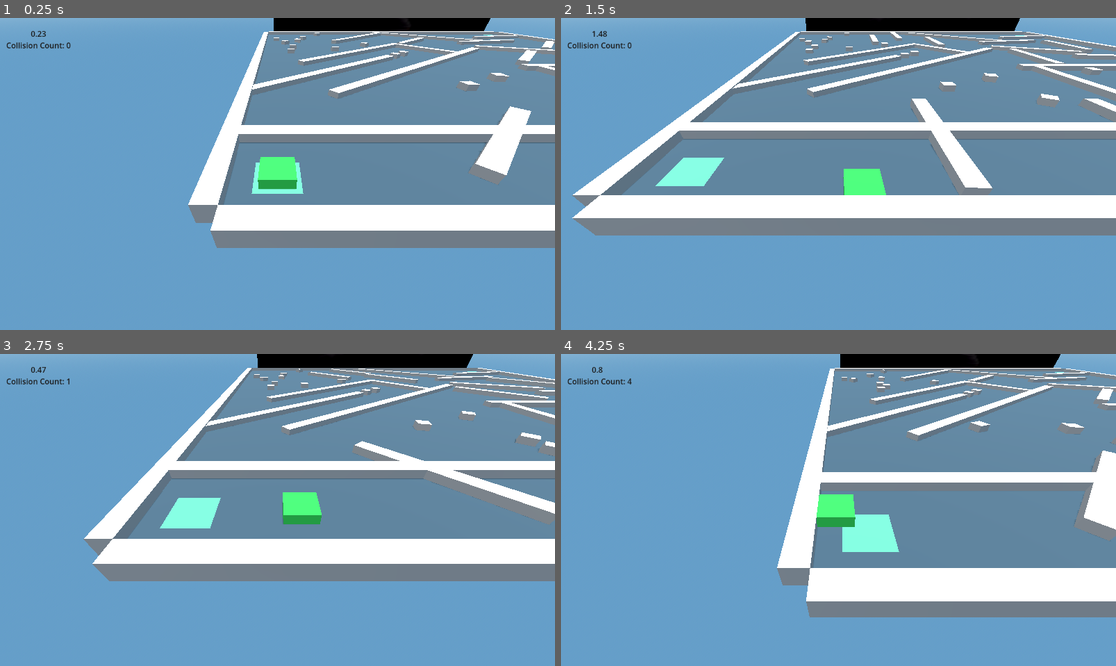
Above: before the commit, frames 1-4 (two rows, left to right).
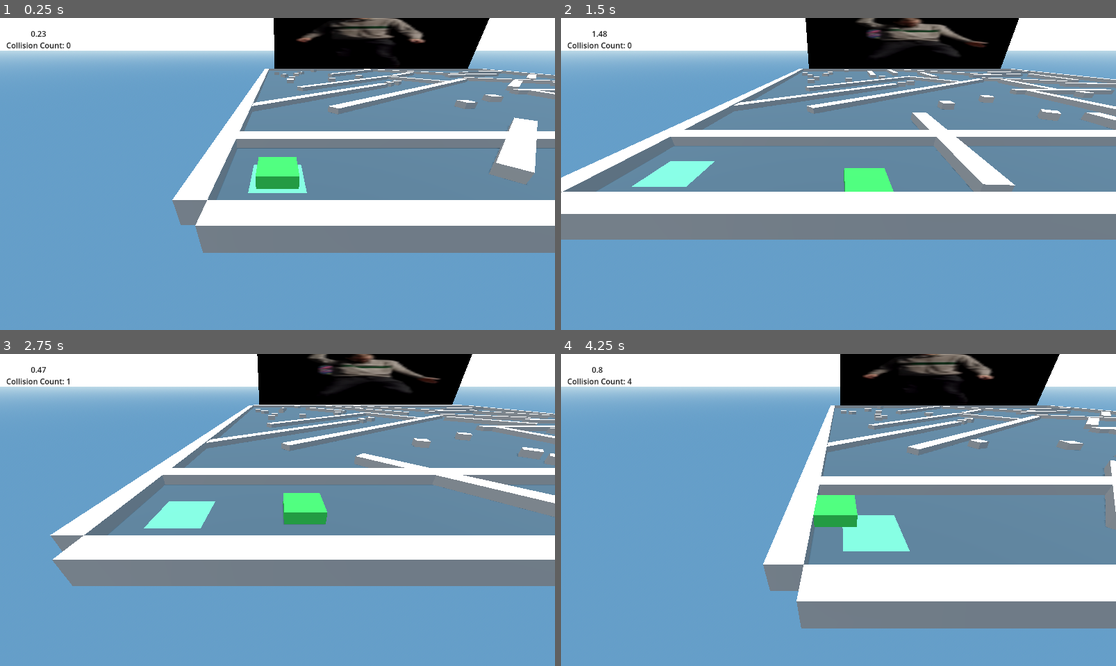
Above: after the commit, the same moments.

Repository: Althories/objcourseremake
Game: Godot game, scene res://Scenes/main.tscn
Two runs of this game, one before a commit and one after it. Both use one fixed random seed, a clock stepped at 60 frames per second and the inputs below.
Inputs:
- Up to frame 1 (0.25 s): no input
- Up to frame 2 (1.5 s): hold D (move_right) 0.53-1.28 s; hold S (move_down) from 1.28 s (still down)
- Up to frame 3 (2.75 s): release S (move_down) at 2.03 s; hold D (move_right) from 2.03 s (still down)
- Up to frame 4 (4.25 s): release D (move_right) at 2.78 s; hold W (move_up) 2.78-3.53 s; hold A (move_left) from 3.53 s (still down)

The runs differ from the first frame. In frame 1, 27% of the frame differs, in the area x 0-100%, y 0-76%; in frame 2, 33%, in the area x 0-100%, y 0-72%; in frame 3, 31%; in frame 4, 25%.

Commit message:
Revert "made camera angle diff"
This reverts commit 24a45011f2f050faf773659750bc46a702829875.

Diff:
--- a/Scenes/main.tscn
+++ b/Scenes/main.tscn
@@ -829,11 +829,11 @@
 shape = SubResource("BoxShape3D_vwk55")
 
 [node name="CamController" type="Node3D" parent="Character/CharacterBody3D"]
-transform = Transform3D(1, 0, 0, 0, 0.761029, 0.648718, 0, -0.648718, 0.761029, -23, 0, 23)
+transform = Transform3D(1, 0, 0, 0, 0.855482, 0.517833, 0, -0.517833, 0.855482, -23, 0, 23)
 top_level = true
 
 [node name="CameraTarget" type="Node3D" parent="Character/CharacterBody3D/CamController"]
-transform = Transform3D(1, 0, 0, 0, 1, -2.98023e-08, 0, 2.98023e-08, 1, 0, -1.90041e-07, 8.5575)
+transform = Transform3D(1, 0, 0, 0, 1, -2.98023e-08, 0, 2.98023e-08, 1, 0, -1.04308e-07, 7.68078)
 
 [node name="Camera3D" type="Camera3D" parent="Character/CharacterBody3D/CamController/CameraTarget"]
 script = ExtResource("1_bo1nx")
